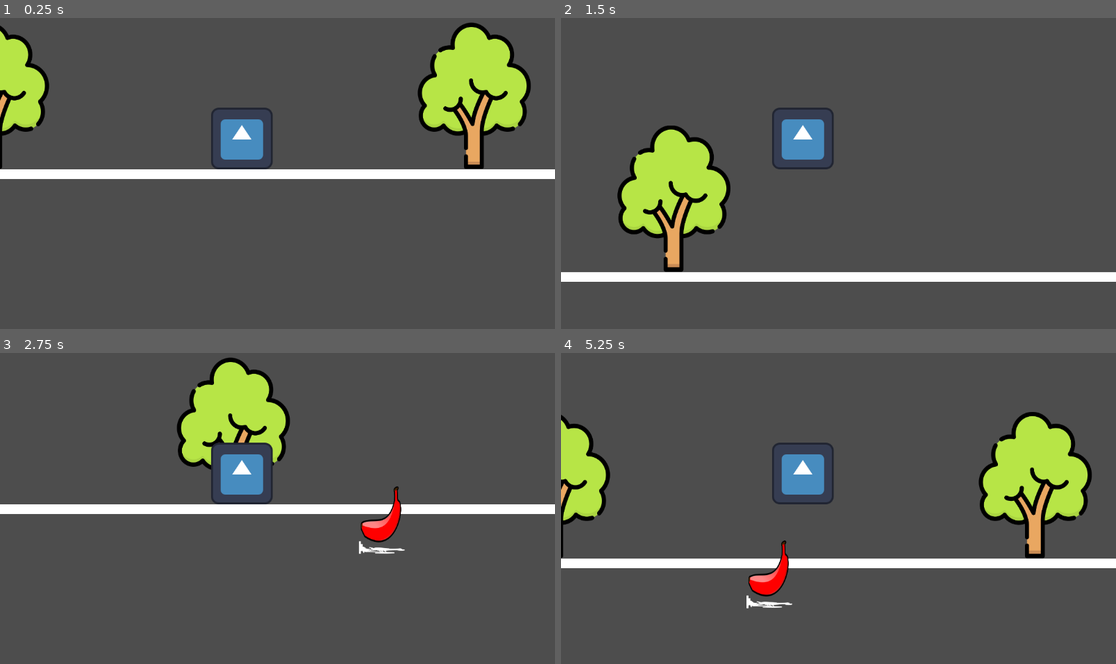
Above: before the commit, frames 1-4 (two rows, left to right).
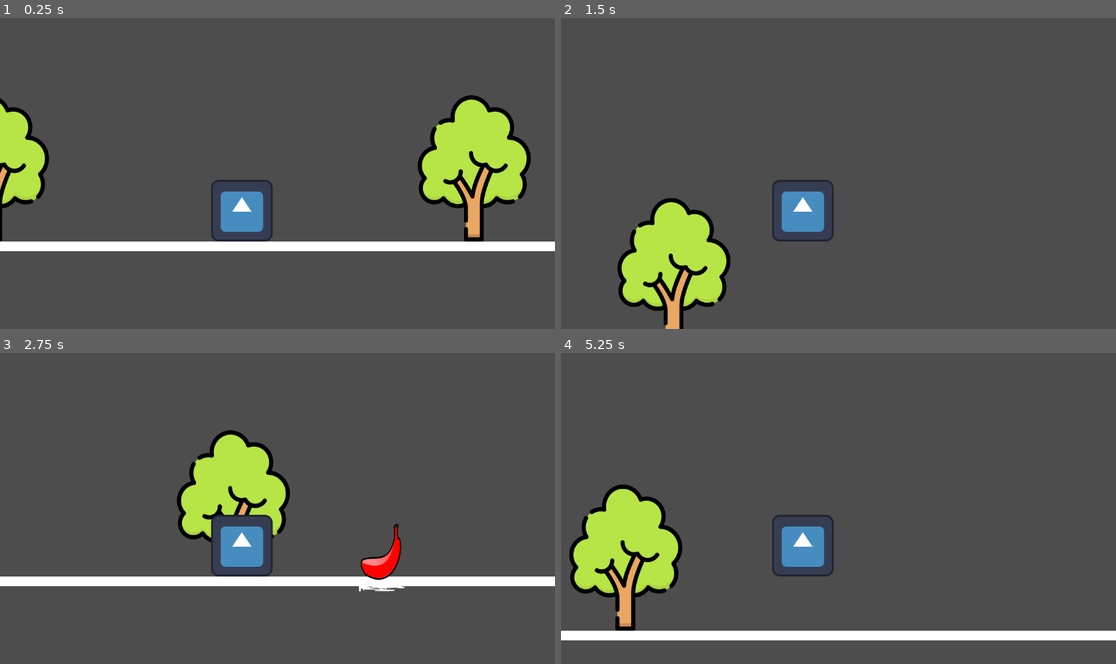
Above: after the commit, the same moments.

Repository: einhadner85/godot_test
Game: Godot game, scene res://main.tscn
Same seed, same stepped clock (60 frames per second), same inputs: the game is played once before the commit and once after it. The project has no main scene, so this scene is started directly. The engine's default icon, where the game draws it, is replaced by a stand-in: a white triangle on a blue panel in a dark square.
Inputs (mouse positions are in pixels of both pictures, inside the frame that each line leads up to):
- Up to frame 1 (0.25 s): no input
- Up to frame 2 (1.5 s): tap Enter (ui_accept) at 0.5, 0.77 s
- Up to frame 3 (2.75 s): tap Enter (ui_accept) at 1.52 s
- Up to frame 4 (5.25 s): tap Enter (ui_accept) at 3.02, 4.52 s; click (832, 499) at 3.5 s, where only the run after the commit has a clickable "Retry"

The runs differ from the first frame. In frame 1, 22% of the frame differs, in the area x 0-100%, y 1-75%; in frame 2, 15%; in frame 3, 17%; in frame 4, 23%, in the area x 0-100%, y 18-93%.

Commit message:
gameover 윈도우 출력 완료

Diff:
--- a/main.tscn
+++ b/main.tscn
@@ -13,6 +13,17 @@
 [sub_resource type="RectangleShape2D" id="RectangleShape2D_lquwl"]
 size = Vector2(128, 128)
 
+[sub_resource type="StyleBoxFlat" id="StyleBoxFlat_7mycd"]
+content_margin_left = 10.0
+content_margin_top = 10.0
+content_margin_right = 10.0
+content_margin_bottom = 10.0
+bg_color = Color(0, 0, 0, 1)
+corner_radius_top_left = 10
+corner_radius_top_right = 10
+corner_radius_bottom_right = 10
+corner_radius_bottom_left = 10
+
 [node name="Main" type="Node2D" unique_id=1243958486]
 position = Vector2(568, 358)
 
@@ -20,24 +31,24 @@
 
 [node name="ColorRect" type="ColorRect" parent="Ground" unique_id=1080580999]
 offset_left = -626.0
-offset_top = 22.0
+offset_top = 159.0
 offset_right = 1374.0
-offset_bottom = 42.0
+offset_bottom = 179.0
 metadata/_edit_use_anchors_ = true
 
 [node name="CollisionShape2D" type="CollisionShape2D" parent="Ground" unique_id=382106314]
-position = Vector2(373, 32)
+position = Vector2(373, 169)
 shape = SubResource("RectangleShape2D_1bvp3")
 
 [node name="Player" type="CharacterBody2D" parent="." unique_id=229976336]
 script = ExtResource("1_0xm2m")
 
 [node name="Sprite2D" type="Sprite2D" parent="Player" unique_id=927108361]
-position = Vector2(-74, -72)
+position = Vector2(-74, 78)
 texture = ExtResource("2_h2yge")
 
 [node name="CollisionShape2D" type="CollisionShape2D" parent="Player" unique_id=522375246]
-position = Vector2(-74.5, -71.75)
+position = Vector2(-74.5, 78.25)
 shape = SubResource("RectangleShape2D_lquwl")
 
 [node name="Camera2D" type="Camera2D" parent="Player" unique_id=2057834374]
@@ -50,12 +61,12 @@
 motion_mirroring = Vector2(1000, 0)
 
 [node name="Sprite2D" type="Sprite2D" parent="ScrollingBackground/ParallaxLayer" unique_id=1750966648]
-position = Vector2(126.5, 227)
+position = Vector2(126.5, 365.00018)
 scale = Vector2(0.5683594, 0.59375)
 texture = ExtResource("4_1bvp3")
 
 [node name="ObstacleSpawner" type="Node2D" parent="." unique_id=1481476507]
-position = Vector2(338, -18)
+position = Vector2(338, 47)
 script = ExtResource("5_lquwl")
 
 [node name="Timer" type="Timer" parent="ObstacleSpawner" unique_id=1188731234]
@@ -71,15 +82,17 @@
 anchor_left = 0.008
 anchor_right = 0.066
 anchor_bottom = 0.067
-offset_left = 576.784
-offset_top = 254.0
-offset_right = 601.968
-offset_bottom = 293.58398
+offset_left = 453.784
+offset_top = 235.0
+offset_right = 598.968
+offset_bottom = 298.58398
+theme_override_font_sizes/font_size = 32
+theme_override_styles/normal = SubResource("StyleBoxFlat_7mycd")
 text = "GAME OVER"
 
 [node name="Button" type="Button" parent="GameOverUI" unique_id=1218281795]
-offset_left = 606.0
-offset_top = 290.0
-offset_right = 656.0
-offset_bottom = 321.0
+offset_left = 540.0
+offset_top = 287.0
+offset_right = 590.0
+offset_bottom = 318.0
 text = "Retry"
--- a/obstacle.gd
+++ b/obstacle.gd
@@ -1,8 +1,4 @@
 extends StaticBody2D
-
-# ⚠️ 중요: 네가 배경 스크립트(scrolling_background.gd)에 설정했던
-# scroll_speed 값과 똑같은 숫자로 맞춰줘! (예: 10.0 또는 300.0)
-# var speed = 350.0
 
 func _ready():
 	# 게임에 생성되자마자 스스로 'obstacle' 이라는 이름표(그룹)를 달게 됩니다.
